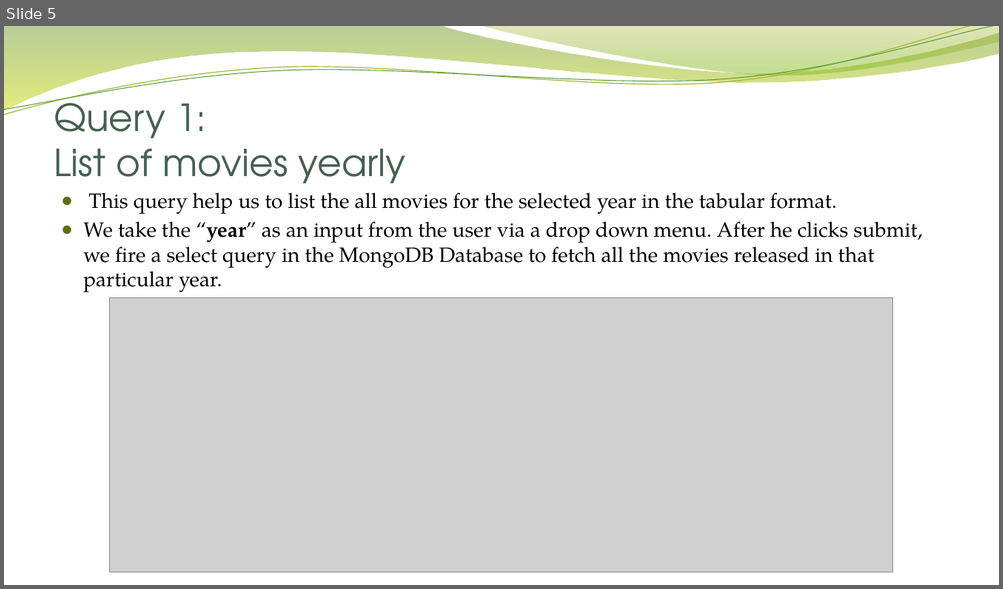
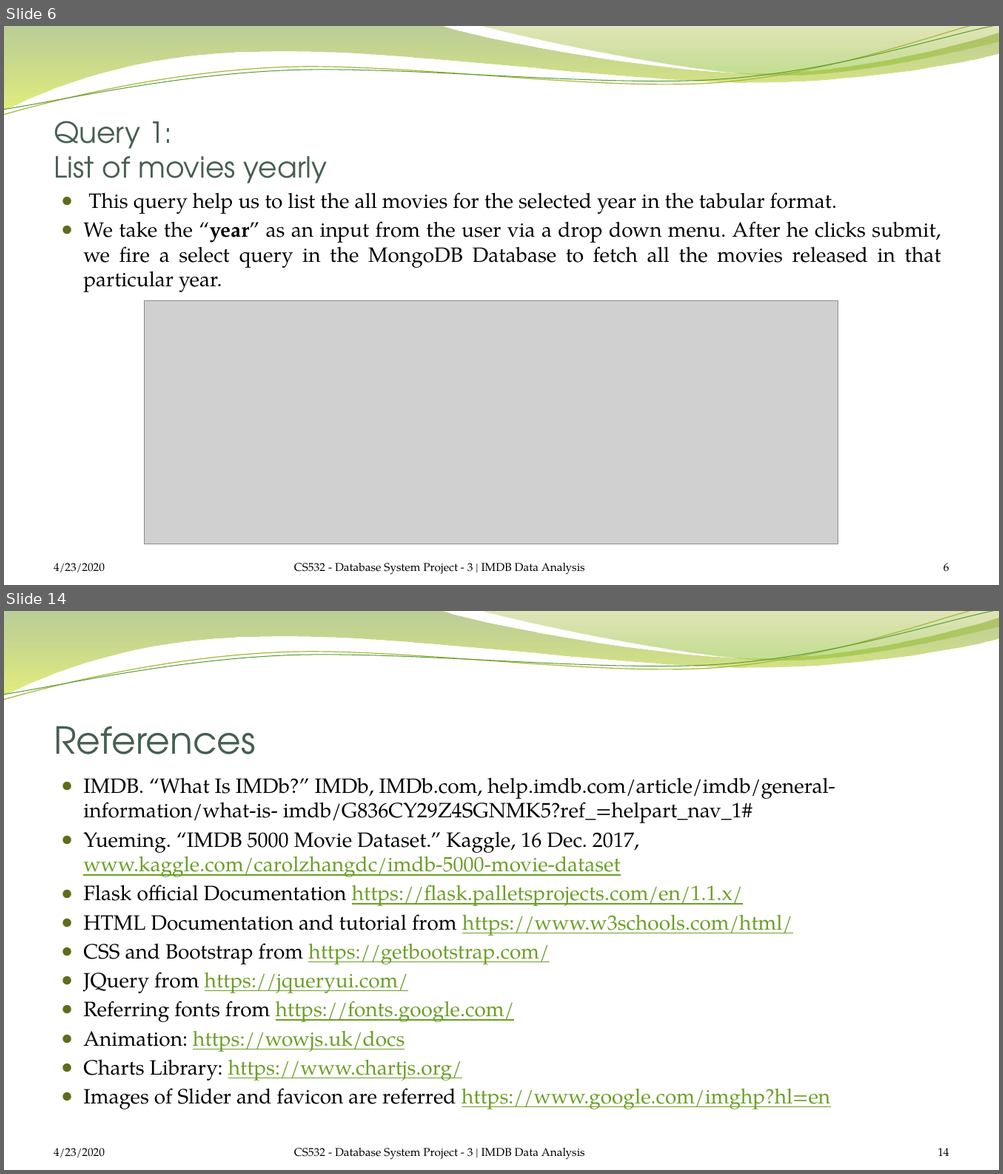
Before and after one commit to satrio-yudhoatmojo/CS532-Database-Systems-Spring-2020, a slide deck: Project-03/docs/saraf-yudhoatmojo_Presentation.pptx. Shown one above the other, each under a label of ours: slide 5 before the commit, slides 6 and 14 after it; the slides between them are not shown. The pictures are 1003x589 and 1003x1174 pixels, drawn with LibreOffice and Linux fonts; fonts in the diff are those of the drawing; grey boxes stand for pictures; background and template pictures are left out. Boxes give left, top, right and bottom in pixels: in the first picture for what was removed or moved away, otherwise in the second. Text is boxed around its words. In the diff, an @@ line names an element or a change of style, - is before the commit and + after.

```diff
--- a/Project-03/docs/saraf-yudhoatmojo_Presentation.pptx
+++ b/Project-03/docs/saraf-yudhoatmojo_Presentation.pptx
@@ slide 14 added at <box>4,611,999,1170</box>, background picture (left out); not listed: 4 template elements that a slide beside it also shows @@
@@ title added at <box>54,726,256,755</box>, 36 pt, text #455F51 @@
+References
@@ text added at <box>83,777,835,1110</box>, 20 pt, text #000000 @@
+● IMDB. “What Is IMDb?” IMDb, IMDb.com, help.imdb.com/article/imdb/general-information/what-is- imdb/G836CY29Z4SGNMK5?ref_=helpart_nav_1#
+● Yueming. “IMDB 5000 Movie Dataset.” Kaggle, 16 Dec. 2017, www.kaggle.com/carolzhangdc/imdb-5000-movie-dataset
+● Flask official Documentation https://flask.palletsprojects.com/en/1.1.x/
+● HTML Documentation and tutorial from https://www.w3schools.com/html/
+● CSS and Bootstrap from https://getbootstrap.com/
+● JQuery from https://jqueryui.com/
+● Referring fonts from https://fonts.google.com/
+● Animation: https://wowjs.uk/docs
+● Charts Library: https://www.chartjs.org/
+● Images of Slider and favicon are referred https://www.google.com/imghp?hl=en
@@ text added at <box>54,1148,105,1159</box>, 11 pt, text #000000 @@
+4/23/2020
@@ text added at <box>294,1148,585,1160</box>, 11 pt, text #000000 @@
+CS532 - Database System Project - 3 | IMDB Data Analysis
@@ page number added at <box>937,1148,948,1156</box>, 11 pt, text #000000 @@
+14
@@ what was slide 5 is now slide 6 @@
@@ slide 6 changed as well @@
@@ title "Query 1: List of movies ..." at <box>54,121,327,184</box>: size 36 to 28 pt @@
@@ text "This query help us to ..." at <box>83,192,941,292</box>: alignment left to justified @@
@@ picture: place and size @@
-picture at <box>110,298,893,572</box>
+picture at <box>145,301,838,545</box>
@@ text added at <box>54,563,105,574</box>, 11 pt, text #000000 @@
+4/23/2020
@@ text added at <box>294,563,585,575</box>, 11 pt, text #000000 @@
+CS532 - Database System Project - 3 | IMDB Data Analysis
@@ page number added at <box>943,563,949,572</box>, 11 pt, text #000000 @@
+6
```
Also in this commit, not shown: 3 other slides changed, 8 other slides added, 3 slides removed.
